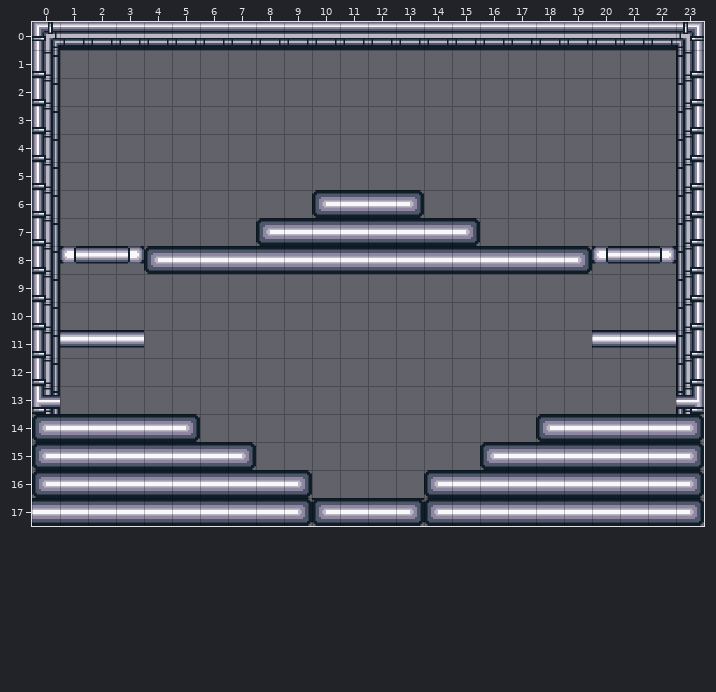
A Tiled map gets an edit: assets/images/FinalRoom.tmx. The picture above is the old version.
Cells are 32x32 px. Shown: x 0..23, y 0..17.
And afterwards:
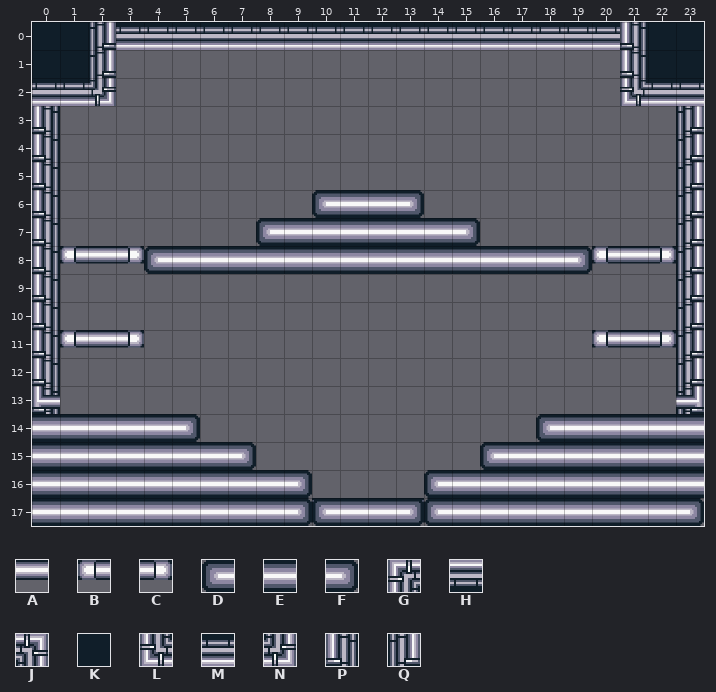
Key: from "commonTileset": A 1, B 3, C 5, D 49, E 50, F 51, G 60, H 61, J 62, K 80, L 90, M 91, N 92, P 93, Q 94.
_ is an empty cell, . an unchanged one.
Changes in this commit:
--- layer "platforms"
@@ x 1..22 @@
-11 A.A................A.A
+11 B.C................B.C
--- layer "blocks"
@@ x 0..23 @@
- 0 GHHHHHHHHHHHHHHHHHHHHHHJ
- 1 P__..................__Q
- 2 P__..................__Q
+ 0 KKQMMMMMMMMMMMMMMMMMMPKK
+ 1 KKQ..................PKK
+ 2 MMN..................LMM
@@ x 0..23 @@
-14 D......................F
-15 D......................F
-16 D......................F
+14 E......................E
+15 E......................E
+16 E......................E
Where, in picture pixels (left, top, right, bottom), the same in both pictures:
changed: (32, 22, 704, 106)
changed: (60, 330, 76, 348)
changed: (128, 330, 144, 348)
changed: (592, 330, 608, 348)
changed: (660, 330, 676, 348)
changed: (32, 414, 46, 498)
changed: (690, 414, 704, 498)
